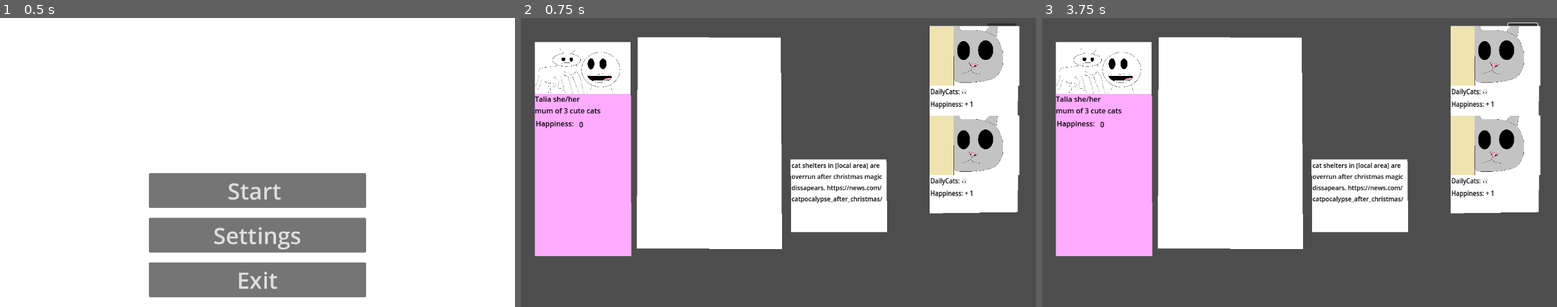
Above: before the commit, frames 1-3 (left to right).
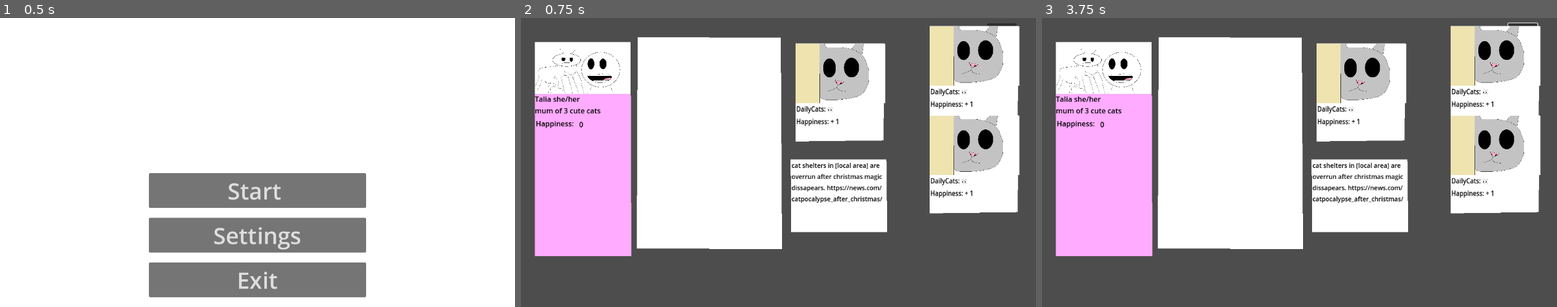
Above: after the commit, the same moments.

Repository: Wilvy10/Bonk
Game: Godot game, scene res://scenes/Menu.tscn
The game is run twice, just before and just after one commit, with the same random seed, the same clock (stepped at 60 frames per second) and the same inputs.
Inputs (mouse positions are in pixels of both pictures, inside the frame that each line leads up to):
- Up to frame 1 (0.5 s): no input
- Up to frame 2 (0.75 s): click "Start" at 0.5 s
- Up to frame 3 (3.75 s): click "refresh" at 1.25 s; click "refresh" at 2 s; click "refresh" at 2.75 s; tap Enter at 3.5 s; move the mouse to (1412, 148) at 3.52 s

Frame 1 is identical in both runs. In frame 2, 5.8% of the frame differs, in the area x 53-71%, y 8-43%; in frame 3, 5.8%.
Error before the commit: Invalid call to utility function "str()". Expected 1 argument(s). (res://scenes/happiness_meter.gd:11)

Commit message:
fixed stuck
managed to read the happiness from a post and display it for the user

Diff:
--- a/sbgj-bonk(unnamed-project)/scenes/happiness_meter.gd
+++ b/sbgj-bonk(unnamed-project)/scenes/happiness_meter.gd
@@ -8,4 +8,4 @@
 
 # Called every frame. 'delta' is the elapsed time since the previous frame.
 func _process(delta: float) -> void:
-	self.text = str()
+	set_text(str(get_node("/root/Node2D/post").get_happiness()))
--- a/sbgj-bonk(unnamed-project)/scenes/main_game.tscn
+++ b/sbgj-bonk(unnamed-project)/scenes/main_game.tscn
@@ -52,7 +52,6 @@
 texture = ExtResource("1_d2op2")
 
 [node name="post" type="Polygon2D" parent="."]
-visible = false
 z_index = 2
 position = Vector2(700.00006, 139)
 scale = Vector2(0.8594007, 1)
--- a/sbgj-bonk(unnamed-project)/scripts/post.gd
+++ b/sbgj-bonk(unnamed-project)/scripts/post.gd
@@ -34,7 +34,7 @@
 
 func _on_area_2d_area_entered(area: Area2D) -> void:
 	collision = true
-	happiness + 10
+	happiness += 10
 	print("in box")
 
 
@@ -43,7 +43,7 @@
 func _on_area_2d_area_exited(area: Area2D) -> void:
 	collision = false
 
-	happiness - 10
+	happiness -= 10
 	print("out of box")
 
 func get_happiness():
Not shown: 1 places in sbgj-bonk(unnamed-project)/scenes/main_game.tscn that only renumber resources
